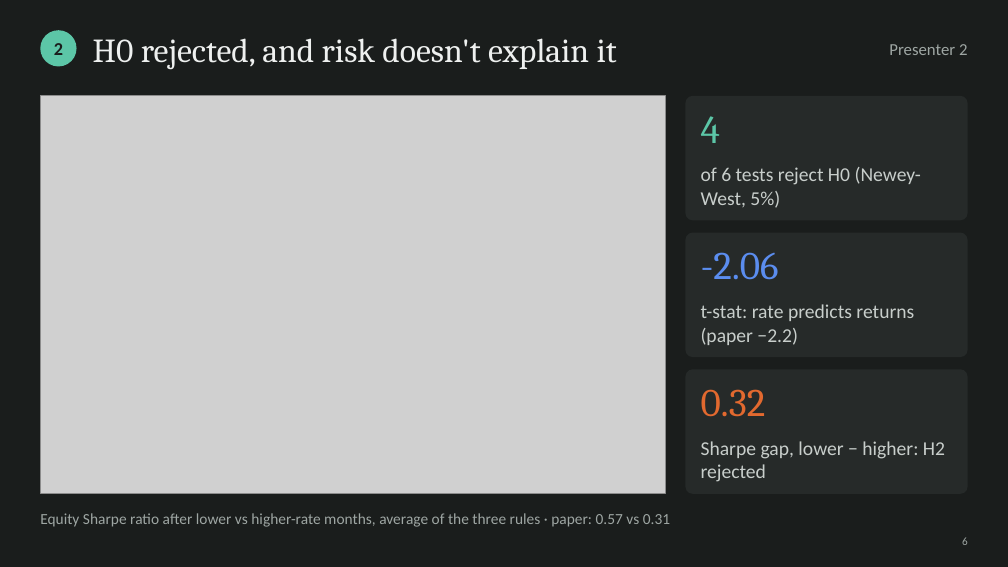
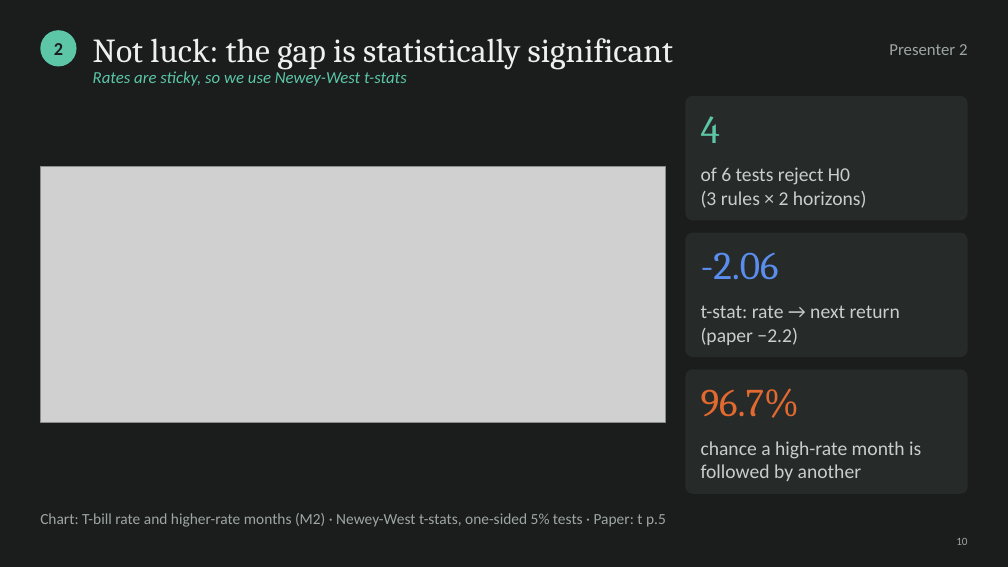
Before and after one commit to cyee02/MQF, a slide deck: slide 11 of QF600/Final Assignment/04 - Presentation Slides Group 6.pptx (slide 6 before the commit). Drawn at 1008x567 pixels with LibreOffice and Linux fonts; fonts in the diff are those of the drawing; grey boxes stand for pictures. Boxes give left, top, right and bottom in pixels: in the first picture for what was removed or moved away, otherwise in the second. Text is boxed around its words. In the diff, an @@ line names an element or a change of style, - is before the commit and + after.

```diff
--- a/QF600/Final Assignment/04 - Presentation Slides Group 6.pptx
+++ b/QF600/Final Assignment/04 - Presentation Slides Group 6.pptx
@@ text at (93, 38, 673, 70): text changed @@
-H0 rejected, and risk doesn't explain it
+Not luck: the gap is statistically significant
@@ text added at (93, 69, 407, 86), 12 pt, text #5CC6A7, italic @@
+Rates are sticky, so we use Newey-West t-stats
@@ picture: place and size @@
-picture at (40, 96, 665, 494)
+picture at (40, 166, 665, 422)
@@ text at (701, 167, 867, 208): text changed @@
-of 6 tests reject H0 (Newey-West, 5%)
+of 6 tests reject H0 (3 rules × 2 horizons)
@@ text at (701, 305, 900, 345): text changed @@
-t-stat: rate predicts returns (paper −2.2)
+t-stat: rate → next return (paper −2.2)
@@ text at (701, 388, 799, 418): text changed @@
-0.32
+96.7%
@@ text at (701, 441, 921, 481): text changed @@
-Sharpe gap, lower − higher: H2 rejected
+chance a high-rate month is followed by another
@@ text at (40, 513, 666, 527): text changed @@
-Equity Sharpe ratio after lower vs higher-rate months, average of the three rules · paper: 0.57 vs 0.31
+Chart: T-bill rate and higher-rate months (M2) · Newey-West t-stats, one-sided 5% tests · Paper: t p.5
@@ text at (956, 538, 967, 545): text changed @@
-6
+10
```
Also in this commit, not shown: 18 other slides changed, 7 slides added, 29 other files.
